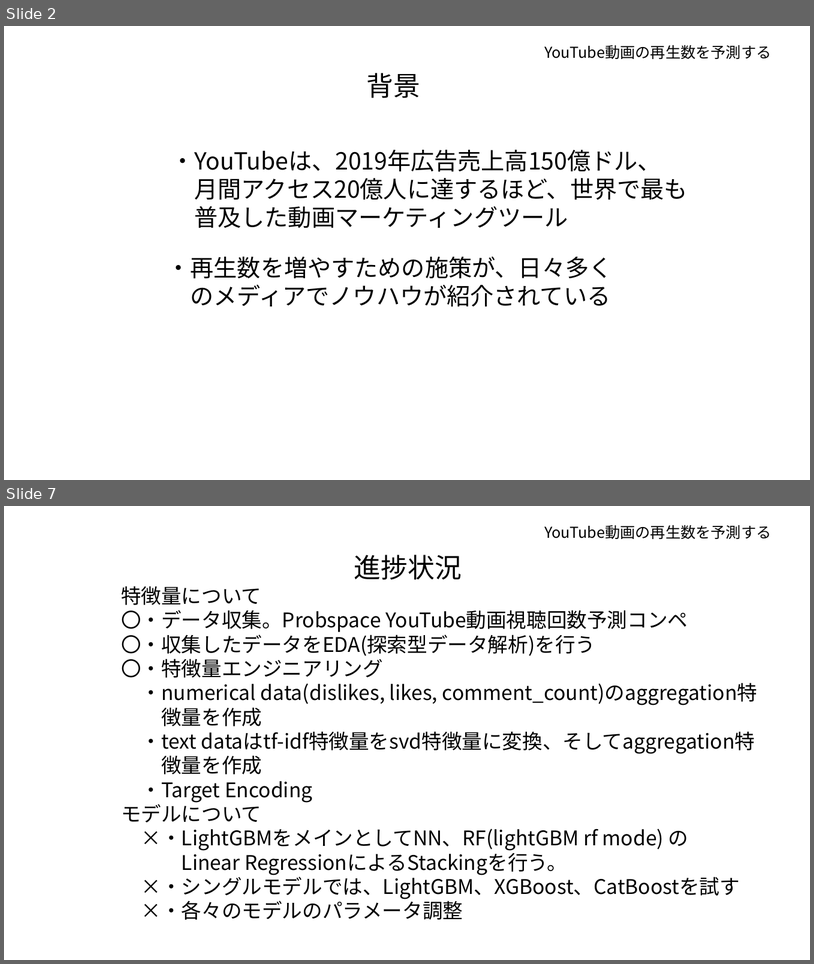
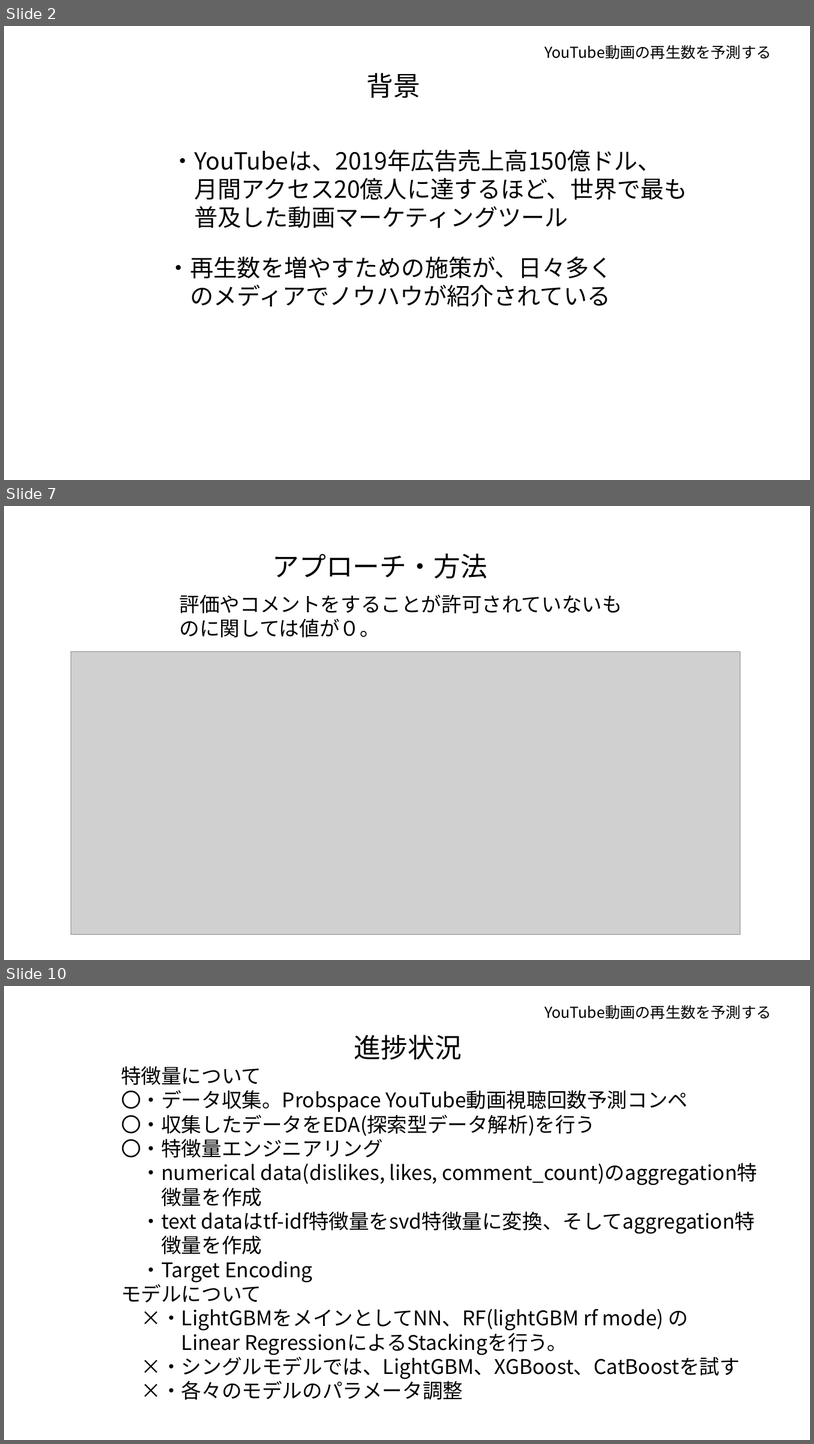
Before and after one commit to tsuru-kazu/research, a slide deck: docs/PD3_interim_report.pptx. Shown one above the other, each under a label of ours: slides 2 and 7 before the commit, slides 2, 7 and 10 after it; the slides between them are not shown. The pictures are 814x964 and 814x1444 pixels, drawn with LibreOffice and Linux fonts; fonts in the diff are those of the drawing; grey boxes stand for pictures. Boxes give left, top, right and bottom in pixels: in the first picture for what was removed or moved away, otherwise in the second. Text is boxed around its words. In the diff, an @@ line names an element or a change of style, - is before the commit and + after.

```diff
--- a/docs/PD3_interim_report.pptx
+++ b/docs/PD3_interim_report.pptx
@@ slide 7 added at box(4, 506, 810, 960), background #FFFFFF @@
@@ text added at box(272, 553, 488, 579), 32 pt, text #000000 @@
+アプローチ・方法
@@ text added at box(180, 594, 623, 637), 24 pt, text #000000 @@
+評価やコメントをすることが許可されていないものに関しては値が０。
@@ picture added at box(71, 651, 741, 934) @@
@@ what was slide 7 is now slide 10 @@
```
Also in this commit, not shown: 6 slides changed, 2 other slides added, 3 other files.
